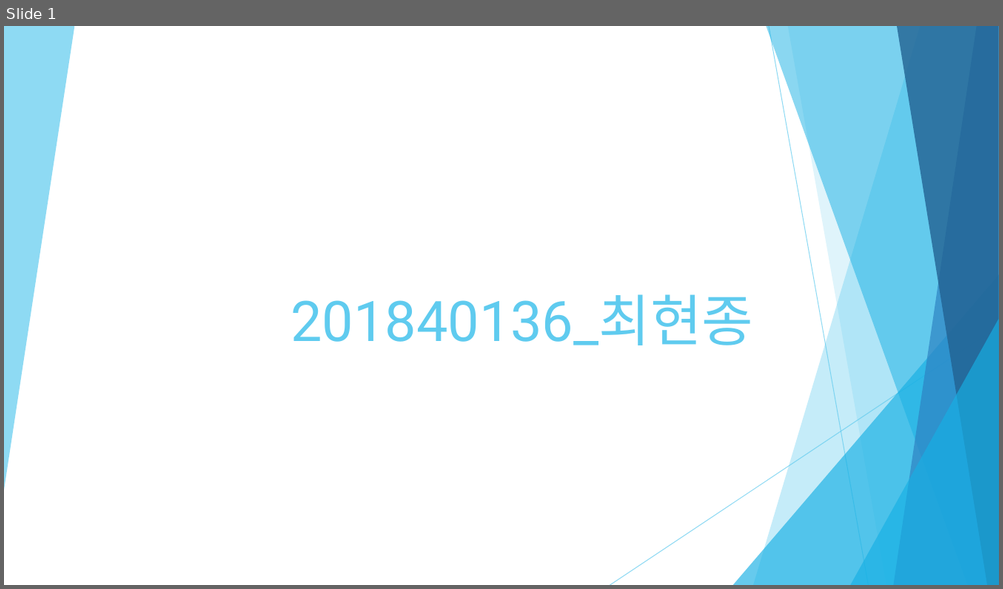
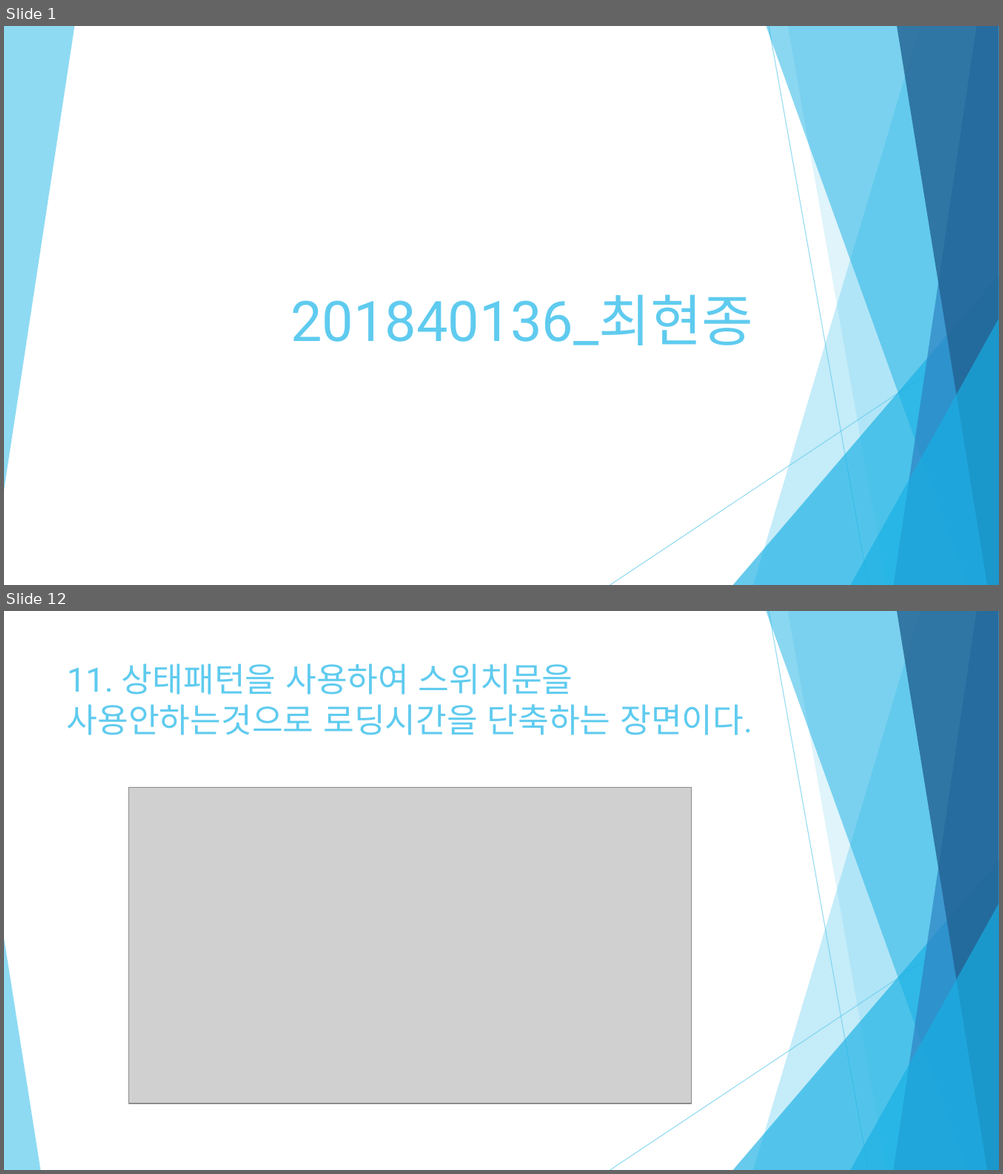
Before and after one commit to Meojong/php_201840136, a slide deck: 201840136_최현종_PHP_2주차.pptx. Shown one above the other, each under a label of ours: slide 1 before the commit, slides 1 and 12 after it; the slides between them are not shown. The pictures are 1003x589 and 1003x1174 pixels, drawn with LibreOffice and Linux fonts; fonts in the diff are those of the drawing; grey boxes stand for pictures. Boxes give left, top, right and bottom in pixels: in the first picture for what was removed or moved away, otherwise in the second. Text is boxed around its words. In the diff, an @@ line names an element or a change of style, - is before the commit and + after.

```diff
--- a/201840136_최현종_PHP_2주차.pptx
+++ b/201840136_최현종_PHP_2주차.pptx
@@ slide 12 added at (x1=4, y1=611, x2=999, y2=1170), background #FFFFFF; not listed: 9 template elements that a slide beside it also shows @@
@@ title added at (x1=67, y1=664, x2=752, y2=735), 32.4 pt, text #5FCBEF @@
+11. 상태패턴을 사용하여 스위치문을 사용안하는것으로 로딩시간을 단축하는 장면이다.
@@ picture added at (x1=128, y1=787, x2=692, y2=1103) @@
@@ triangle added at (x1=4, y1=939, x2=40, y2=1170), fill #5FCBEF at 70% opacity @@
```
Also in this commit, not shown: 6 slides changed, 5 other slides added, 9 slides removed.
